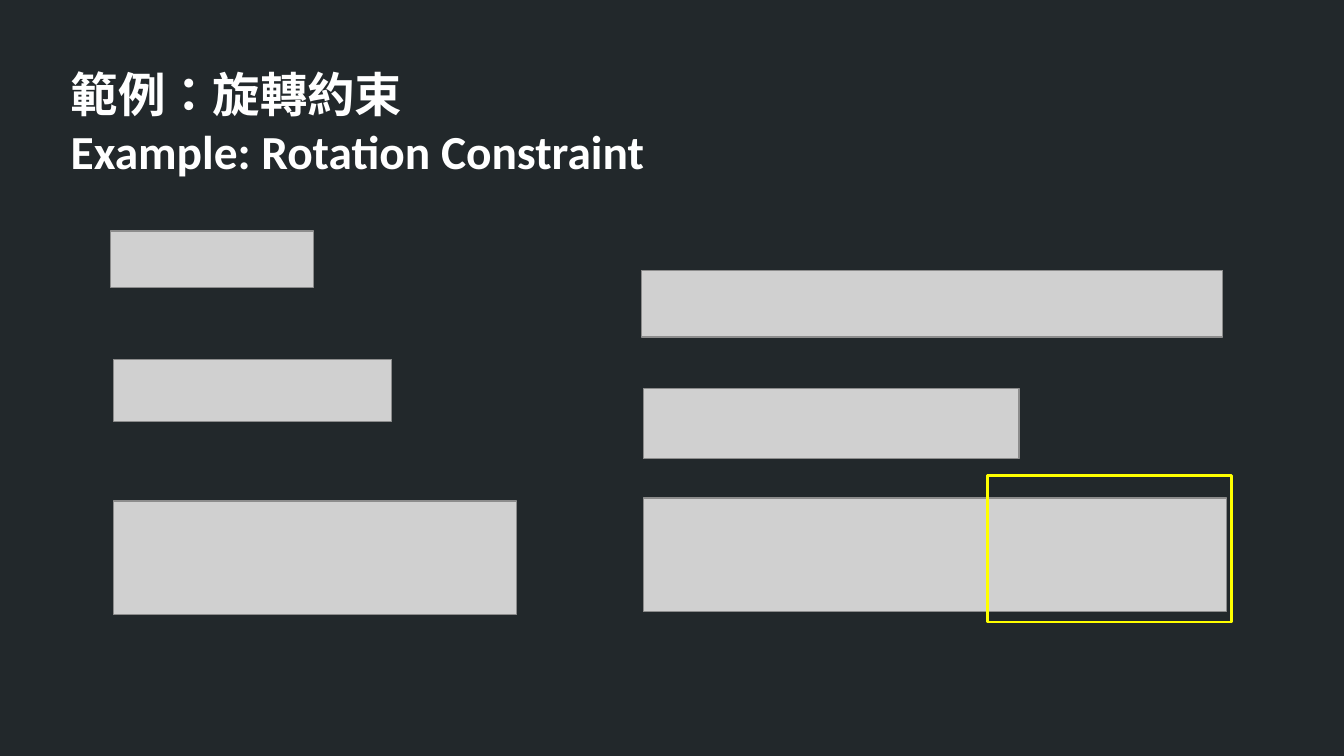
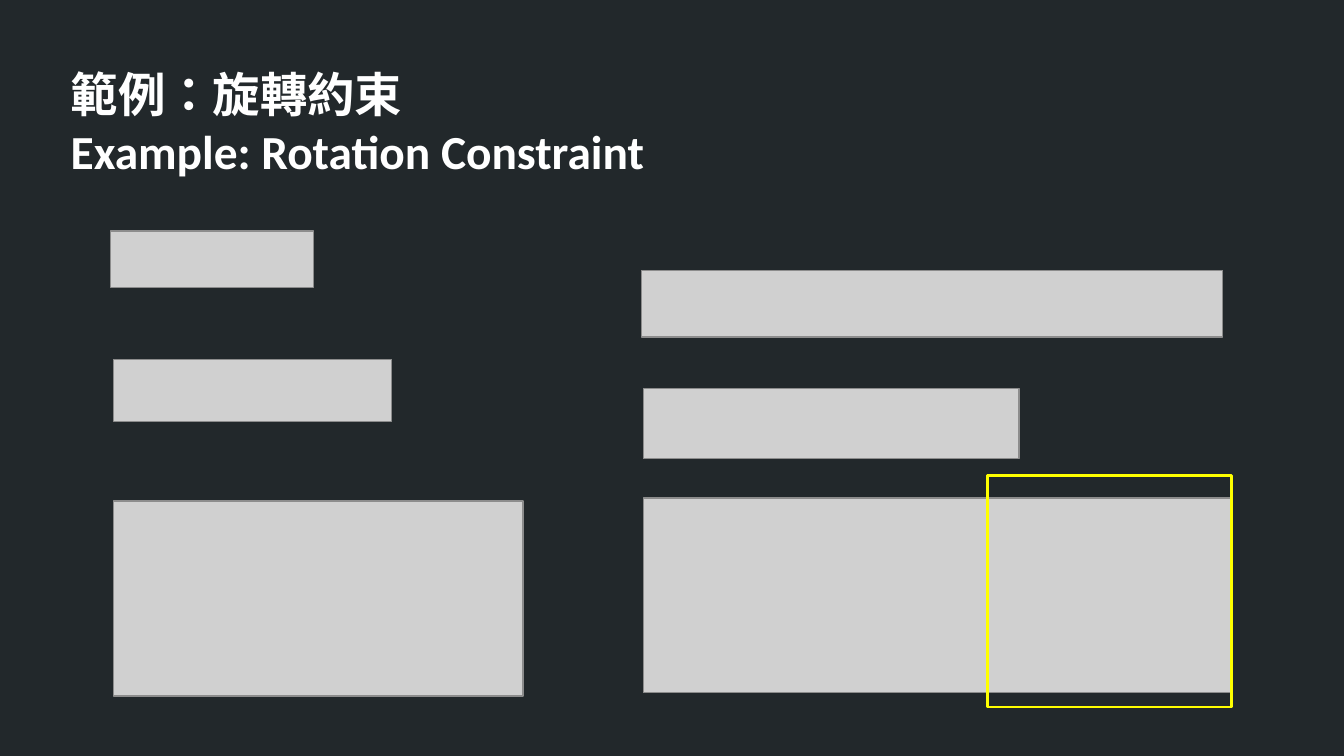
Before and after one commit to TheAllenChou/unity-physics-constraints, a slide deck: slide 21 of slides/physics constraints in games.odp. Drawn at 1344x756 pixels with LibreOffice and Linux fonts; fonts in the diff are those of the drawing; grey boxes stand for pictures. Boxes give left, top, right and bottom in pixels: in the first picture for what was removed or moved away, otherwise in the second. Text is boxed around its words. In the diff, an @@ line names an element or a change of style, - is before the commit and + after.

Commit message:
Slides.

```diff
--- a/slides/physics constraints in games.odp
+++ b/slides/physics constraints in games.odp
@@ rectangle resized from (x1=988, y1=476, x2=1232, y2=622) to (x1=988, y1=476, x2=1232, y2=707) @@
@@ picture resized from (x1=113, y1=501, x2=516, y2=615) to (x1=113, y1=501, x2=523, y2=696) @@
@@ picture resized from (x1=644, y1=498, x2=1227, y2=611) to (x1=644, y1=498, x2=1233, y2=693) @@
```
